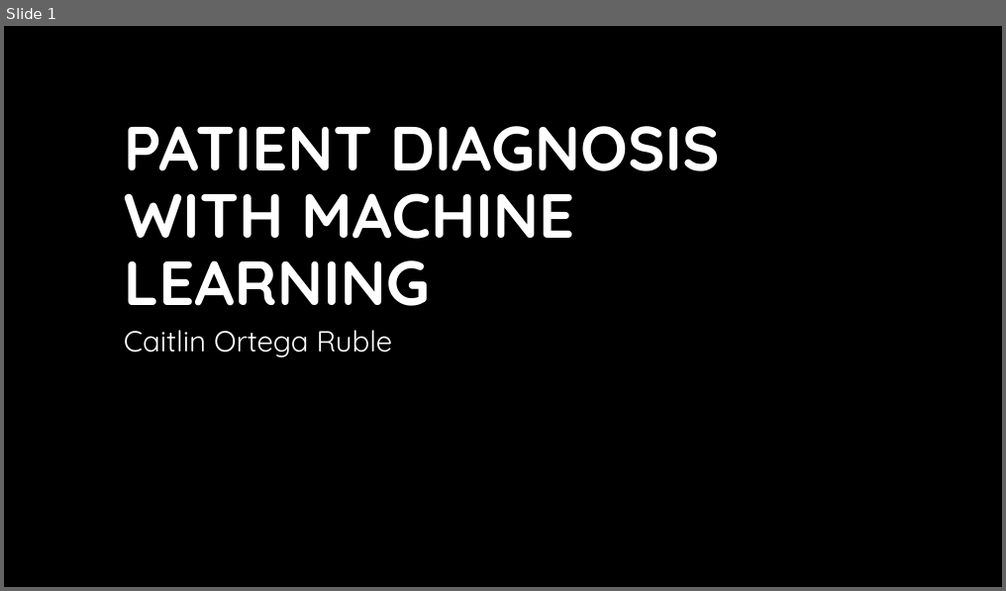
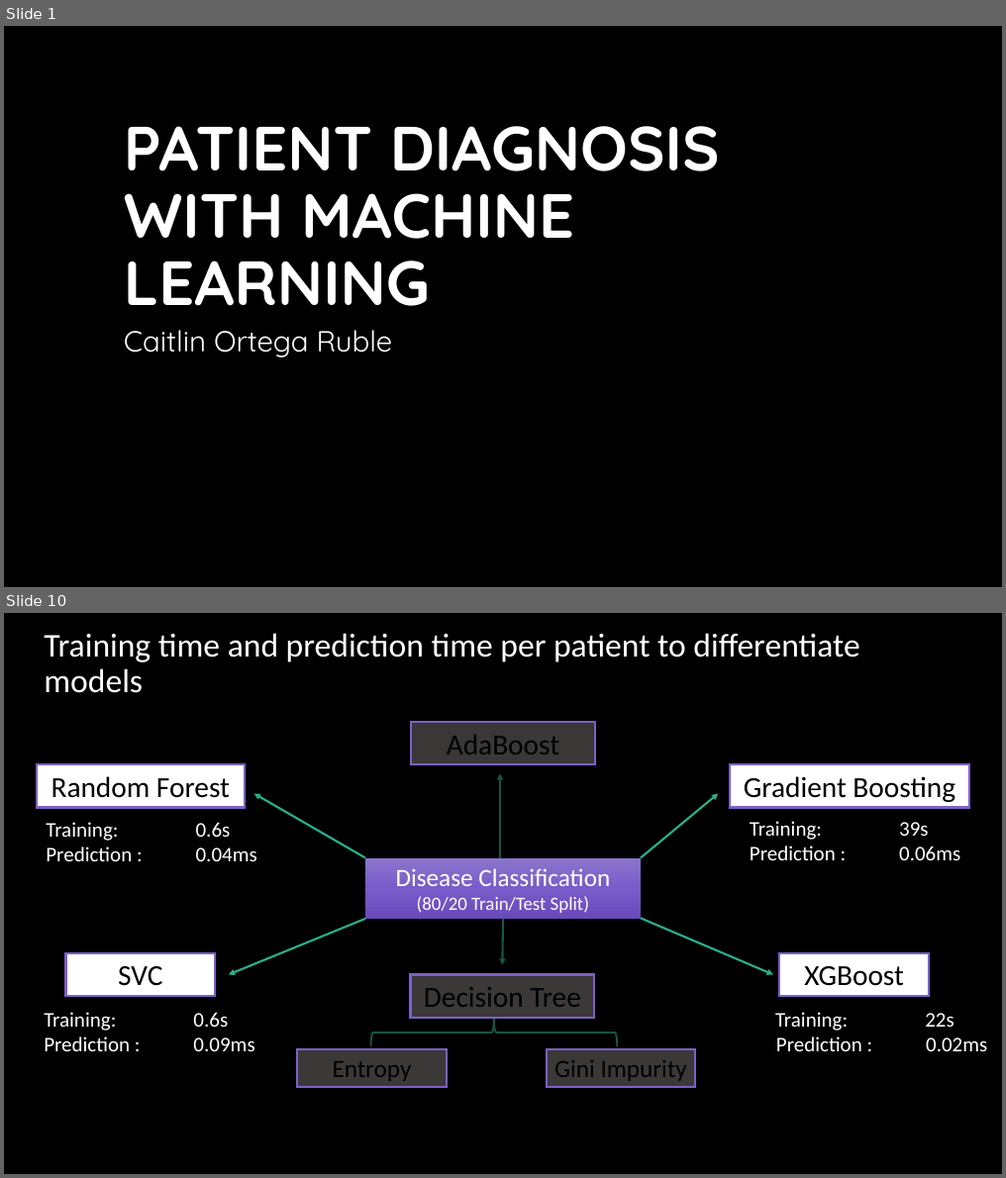
Before and after one commit to caitlinruble/Springboard, a slide deck: Assignments/Classifying Disease - Capstone/Slide Deck.pptx. Shown one above the other, each under a label of ours: slide 1 before the commit, slides 1 and 10 after it; the slides between them are not shown. The pictures are 1006x591 and 1006x1178 pixels, drawn with LibreOffice and Linux fonts; fonts in the diff are those of the drawing; background and template pictures are left out. Boxes give left, top, right and bottom in pixels: in the first picture for what was removed or moved away, otherwise in the second. Text is boxed around its words. In the diff, an @@ line names an element or a change of style, - is before the commit and + after.

```diff
--- a/Assignments/Classifying Disease - Capstone/Slide Deck.pptx
+++ b/Assignments/Classifying Disease - Capstone/Slide Deck.pptx
@@ slide 10 added at [4, 613, 1002, 1174], background #000000 @@
@@ title added at [44, 633, 859, 693], 32 pt, text #FFFFFF @@
+Training time and prediction time per patient to differentiate models
@@ rectangle added at [37, 765, 245, 808], fill #FFFFFF, outline #7C60C6 2 pt, 28 pt, text #000000 @@
+Random Forest
@@ group added at [297, 722, 695, 1087]: 4 rectangles, 2 arrows, 1 right brace @@
+Decision Tree
+Entropy
+Gini Impurity
+AdaBoost
@@ rectangle added at [731, 765, 969, 808], fill #FFFFFF, outline #7C60C6 2 pt, 28 pt, text #000000 @@
+Gradient Boosting
@@ arrow added from (365, 858) to (254, 793), #29AF8C 2 pt @@
@@ arrow added from (641, 858) to (718, 793), #29AF8C 2 pt @@
@@ group added at [44, 821, 953, 1031]: 4 texts @@
+Training: 39s
+Training: 22s
+Training: 0.6s
+Training: 0.6s
@@ group added at [44, 846, 987, 1052]: 4 texts @@
+Prediction : 0.06ms
+Prediction : 0.02ms
+Prediction : 0.09ms
+Prediction : 0.04ms
@@ rectangle added at [365, 859, 642, 919], fill gradient #8B75CD to #7A5BCB to #6A4BBA, 18 pt, text #FFFFFF @@
+Disease Classification
+(80/20 Train/Test Split)
@@ arrow added from (365, 919) to (229, 974), #29AF8C 2 pt @@
@@ arrow added from (641, 919) to (773, 974), #29AF8C 2 pt @@
@@ rectangle added at [66, 954, 215, 996], fill #FFFFFF, outline #7C60C6 2 pt, 28 pt, text #000000 @@
+SVC
@@ rectangle added at [779, 954, 929, 996], fill #FFFFFF, outline #7C60C6 2 pt, 28 pt, text #000000 @@
+XGBoost
```
Also in this commit, not shown: 5 slides changed, 3 other slides added, 3 slides removed.
